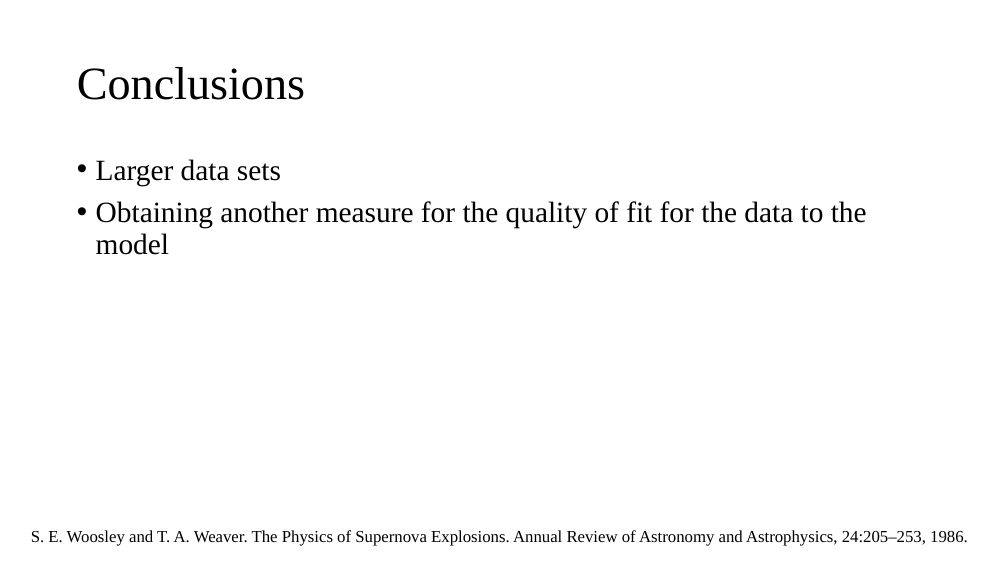
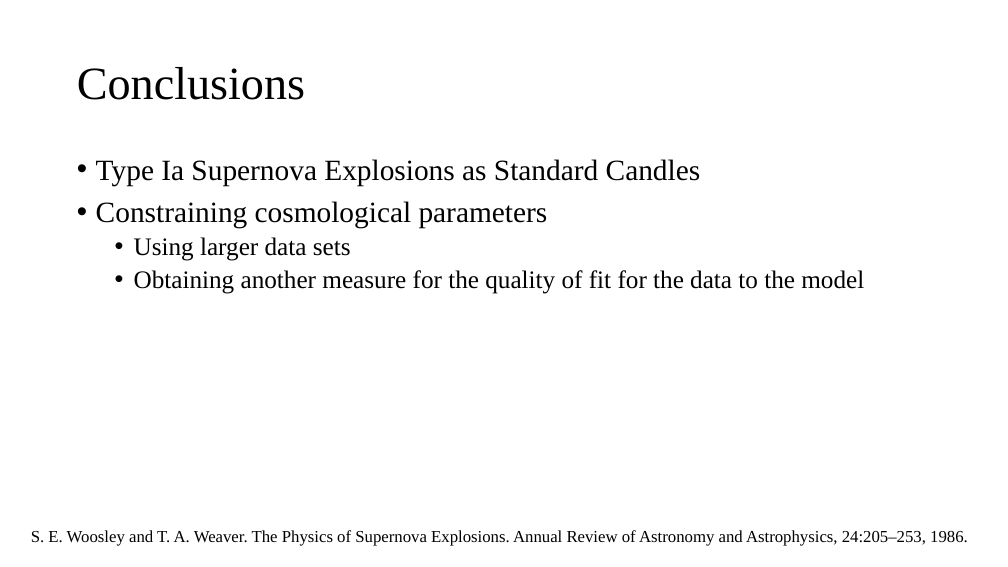
Before and after one commit to cao-jacky/degree_level3, a slide deck: slide 6 of physics_problem_solving/supernova_cosmology_jacky_cao.pptx. Drawn at 1008x567 pixels with LibreOffice and Linux fonts; fonts in the diff are those of the drawing. Boxes give left, top, right and bottom in pixels: in the first picture for what was removed or moved away, otherwise in the second. Text is boxed around its words. In the diff, an @@ line names an element or a change of style, - is before the commit and + after.

```diff
--- a/physics_problem_solving/supernova_cosmology_jacky_cao.pptx
+++ b/physics_problem_solving/supernova_cosmology_jacky_cao.pptx
@@ text at <box>96,159,701,261</box>: text changed @@
-• Larger data sets
+• Type Ia Supernova Explosions as Standard Candles
+• Constraining cosmological parameters
+  • Using larger data sets
@@ text at <box>134,270,864,294</box>: size 28 to 24 pt in "Obtaining another measure for the quality of ..."; list level 1 to 2 in "Obtaining another measure for the ..." @@
```
Also in this commit, not shown: 3 other slides changed.
